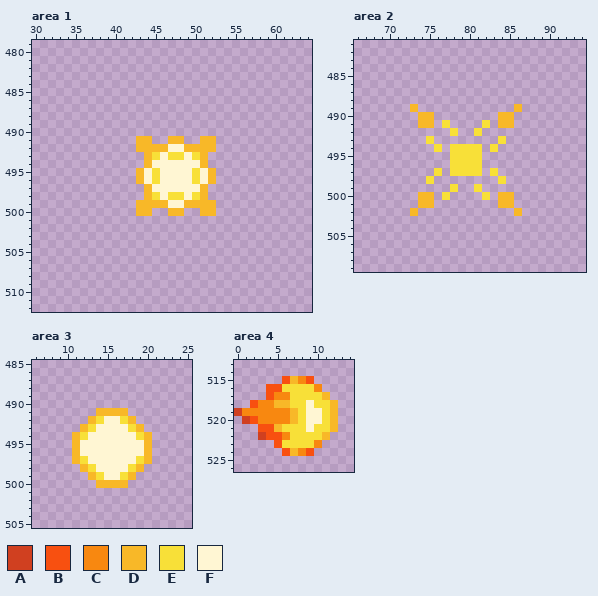
A pixel-art file gets an edit: Leore/Content/effects.aseprite. That is the earlier state.
320x640 pixels, 1 frame. Colours within 5 levels of each other are drawn and written as one. Shown: area 1: x 30..64, y 479..512; area 2: x 66..94, y 481..509; area 3: x 6..25, y 485..505; area 4: x 0..14, y 513..526. The commit also changed other parts of the picture, which this record leaves out.
Palette (. is transparent): A #d04020  B #f85010  C #f88810  D #f8b828  E #f8e038  F #fff6d3
Pixels before, area 1, first column x 43:
491 DD..DD..DD
492 DDDDFFDDDD
493 .DEFEEFED.
494 .DFFFFFFD.
495 DFEFFFFEFD
496 DFEFFFFEFD
497 .DFFFFFFD.
498 .DEFEEFED.
499 DDDDFFDDDD
500 DD..DD..DD
Pixels before, area 2, first column x 73:
489 D............D
490 .DD........DD.
491 .DD.E....E.DD.
492 .....E..E.....
493 ..E........E..
494 ...E.EEEE.E...
495 .....EEEE.....
496 .....EEEE.....
497 ...E.EEEE.E...
498 ..E........E..
499 .....E..E.....
500 .DD.E....E.DD.
501 .DD........DD.
502 D............D
Pixels before, area 3, first column x 11:
491 ...DDDD...
492 ..DEFFED..
493 .DEFFFFED.
494 DEFFFFFFED
495 DFFFFFFFFD
496 DFFFFFFFFD
497 DEFFFFFFED
498 .DEFFFFED.
499 ..DEFFED..
500 ...DDDD...
Pixels before, area 4, first column x 0:
515 ......BDCB...
516 ....BBEEEEC..
517 ....BCCEEEED.
518 ..BCCDDEEFEED
519 ACCCCCCDEFFED
520 .ABCCCCDEFFED
521 ...BBDEEEFEED
522 ...ABBCEEEED.
523 .....BEEEEC..
524 ......BDCB...
And afterwards:
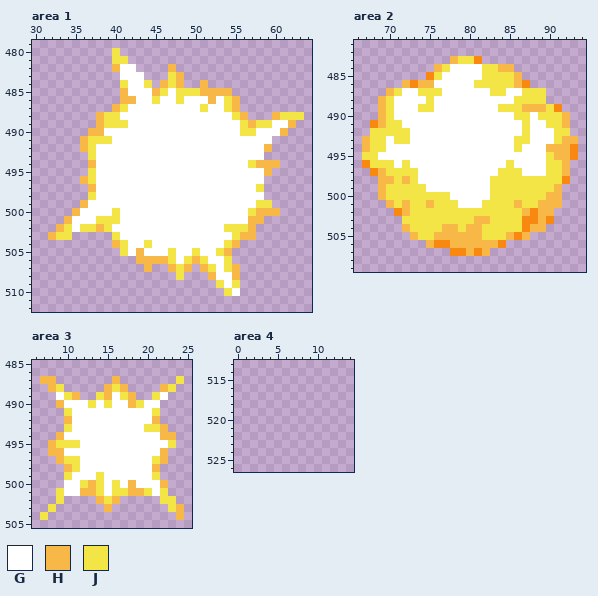
Colours new in this view: G #ffffff  H #f8b848  J #f3e545
From old to new:
Changed rows in their new state; - is an unchanged pixel.
Area 1:
first column x 32:
480 --------J-----------------------
481 --------JJ----------------------
482 --------HGG----H----------------
483 ---------GGG---JH---------------
484 ---------JGGJ-HJH--H------------
485 ---------HGGGHJGJJJHHHH---------
486 ---------HHGGJGGJGGGHGJH--------
487 --------HJGGGGGGGGGJGGJH--------
488 ------HJJGGGGGGGGGGGGGGJH---HJJJ
489 ------HJJJGGGGGGGGGGGGGGJHJJGGH-
490 -----HHGGGGGGGGGGGGGGGGGJJGGGH--
491 ----HJJJGGGGGGGGGGGGGGGGGGGG----
492 ----HJGGGGGGGGGGGGGGGGGGGGGH----
493 -----JGGGGGGGGGGGGGGGGGGGGG-----
494 -----HGGGGGGGGGGGGGGGGGGGJHHH---
495 -----JGGGGGGGGGGGGGGGGGGGGGH----
496 ----HJGGGGGGGGGGGGGGGGGGGGG-----
497 -----HGGGGGGGGGGGGGGGGGGGGJ-----
498 -----JGGGGGGGGGGGGGGGGGGGGG-----
499 ----HGGGGGGGGGGGGGGGGGGGGGJJ----
500 ---HGGGGJGGGGGGGGGGGGGGGGJHHH---
501 --HGGGJJJGGGGGGGGGGGGGGGGHH-----
502 -HJGJJHJGGGGGGGGGGGGGGJJJH------
503 HJJ-----JGGGGGGGGGGGGGGJHH------
504 --------HJGGJGGGGGGGGGJH--------
505 ---------JGHGGGJGGJGGJH---------
506 -----------HHHHJGJHJGGJ---------
507 ------------H--HJH-HJGJH--------
508 ----------------J---HGGH--------
509 ---------------------JGJ--------
510 ----------------------JG--------
Area 2:
first column x 67:
483 -----------HJJC------------
484 ---------HJGGGGJJHH--------
485 --------CJGGGGGJJJJH-------
486 -----HCHHGGGGGJJJJJHC------
487 ---HJGGJJJGGGGGGJJGGJJJ----
488 --HJGGGGJGGGGGGGGGGJJJJ----
489 --HJGGGJJGGGGGGGGJJJHHHJC--
490 --HJGGGGGGGGGGGGGGGJJGJJJH-
491 -CHJJGGGGGGGGGGGGGGGJGGJJH-
492 -JJJJJGGGGGGGGGGGGGGJGGGJJ-
493 HJJGJJGGGGGGGGGGGGGJJGGGJHH
494 HJJGGGGGGGGGGGGGGGGJGGGHHHC
495 JJGGGGGGGGGGGGGGGGGGGGGJHHC
496 CJJJGJGGGGGGGGGGGGJGGGGJJH-
497 -CHJJJJGGGGGGGGGGJJJGGGJJH-
498 --HHJHJGGGGGGGGGJJJJJJJJJC-
499 --HJJJJJGGGGGGGGJJJJJJJJH--
500 --HJJJJJJJJGGGGGJJJJJJJHH--
501 ---HJHJJHJJJGGGJJJJHJJHHH--
502 ----CHJJJJJJJJJJJJJJHCHH---
503 -----JJJJJJJJJHHJJJJCCHC---
504 -----HJJJJHHJHHJJJJJCHH----
505 ------HJJHHHHHHJJJHCH------
506 --------HCCHHHHHHC---------
507 -----------CCHCH-----------
Area 3:
first column x 7:
487 HH-------H-------J
488 -HJ-----HJH----HJ-
489 --GJH--JHGJH--JG--
490 --HGGGJGJGGHJGG---
491 ---JGGGGGGGGGGJ---
492 ---HGGGGGGGGGGH---
493 ---JGGGGGGGGGJJH--
494 --HGGGGGGGGGGGGHH-
495 -HJJJGGGGGGGGGGGJ-
496 -HHGGGGGGGGGGGGH--
497 --HJJGGGGGGGGGJH--
498 ---HJGGGGGGGGGH---
499 ---JGGGJGGGGGGJ---
500 ---GGJHJGJGHGGGH--
501 --JGGHHJGJJHHJGJ--
502 --J----HJH-----JJ-
503 -J------H-------JH
504 J----------------H
Area 4:
first column x 0:
515 ------....---
516 ----.......--
517 ----........-
518 --...........
519 .............
520 -............
521 ---..........
522 ---.........-
523 -----......--
524 ------....---
Where, in picture pixels (left, top, right, bottom), the same in both pictures:
changed: (48, 48, 304, 296)
changed: (362, 56, 578, 256)
changed: (40, 376, 184, 520)
erased: (234, 376, 338, 456)
